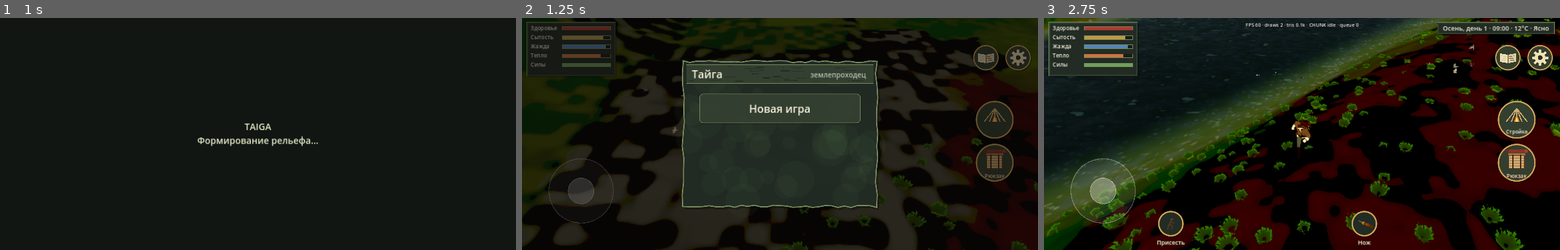
Above: before the commit, frames 1-3 (left to right).
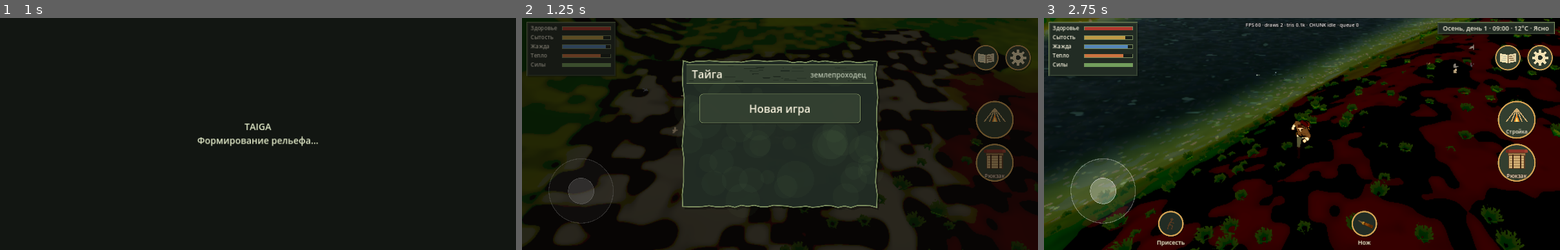
Above: after the commit, the same moments.

Repository: Masuku4129/Game
Game: Godot game, scene res://scenes/main.tscn
Same seed, same stepped clock (60 frames per second), same inputs: the game is played once before the commit and once after it.
Inputs (mouse positions are in pixels of both pictures, inside the frame that each line leads up to):
- Up to frame 1 (1 s): tap Enter at 0.5 s; move the mouse to (371, 122) at 0.52 s; tap K at 0.6 s; click (371, 122) at 0.67 s
- Up to frame 2 (1.25 s): no input
- Up to frame 3 (2.75 s): click "Новая игра" at 1.25 s; tap Space at 2 s; drag from (1198, 145) to (1276, 180) at 2.02 s

Frame 1 is identical in both runs. In frame 2, 0.2% of the frame differs, in the area x 50-100%, y 51-100%; in frame 3, 3.9%, in the area x 0-100%, y 0-100%.
Error in both runs: Invalid access to property or key 'process_frame' on a base object of type 'null instance'. (res://scripts/main.gd:1092)

Commit message:
Restore original grass appearance and disable all grass wind animation

Diff:
--- a/game/shaders/paint/grasscard.gdshader
+++ b/game/shaders/paint/grasscard.gdshader
@@ -3,8 +3,8 @@
 #include "res://shaders/paint/paint.gdshaderinc"
 #include "res://shaders/fade.gdshaderinc"
 uniform sampler2D strokes_tex : filter_linear_mipmap, repeat_disable;
-uniform vec3 col_root = vec3(0.36, 0.44, 0.20);
-uniform vec3 col_tip = vec3(0.58, 0.64, 0.30);
+uniform vec3 col_root = vec3(0.28, 0.38, 0.13);
+uniform vec3 col_tip = vec3(0.5, 0.56, 0.22);
 uniform float wind = 0.5;
 uniform float snow = 0.0;
 uniform float dry = 0.0;
@@ -17,14 +17,10 @@
 void vertex() {
  vec3 w = (MODEL_MATRIX * vec4(VERTEX, 1.0)).xyz;
  hgt = 1.0 - UV.y;
- float t = TIME * 0.65 + w.x * 0.12 + w.z * 0.10;
- float k = 0.018 * clamp(wind, 0.0, 2.0) * hgt;
- VERTEX.x += sin(t) * k;
- VERTEX.z += cos(t * 0.82) * k * 0.45;
  vec2 dv = w.xz - hero_pos.xz;
  float d = length(dv);
  float near = (1.0 - smoothstep(0.2, 0.8, d)) * step(abs(w.y - hero_pos.y + 1.0), 1.5);
- VERTEX += inverse(mat3(MODEL_MATRIX)) * vec3(dv.x / max(d, 0.001), -0.5, dv.y / max(d, 0.001)) * near * hgt * 0.22;
+ VERTEX += inverse(mat3(MODEL_MATRIX)) * vec3(dv.x / max(d, 0.001), -0.5, dv.y / max(d, 0.001)) * near * hgt * 0.35;
  VERTEX *= max(0.0, 1.0 - snow * 1.8);
  VERTEX *= 1.0 - smoothstep(grass_r - 14.0, grass_r - 2.0, d);
  vec4 fld = texture(field_tex, ((w.xz + 256.0) / (512.0 / 384.0) + 0.5) / 385.0);
@@ -39,8 +35,12 @@
 void fragment() {
  if (vis_discard(vis, FRAGCOORD.xy)) discard;
  vec4 s = texture(strokes_tex, UV);
- vec3 c = mix(lin(col_root), lin(col_tip), smoothstep(0.0, 1.0, hgt) * (0.65 + s.g * 0.35)) * (0.95 + COLOR.r * 0.15);
- c = mix(c, lin(vec3(0.72, 0.58, 0.32)) * (0.7 + hgt * 0.3), dry);
- ALBEDO = cartoon(c); ALPHA = s.a; ALPHA_SCISSOR_THRESHOLD = 0.5;
- ROUGHNESS = 1.0; SPECULAR = 0.0; BACKLIGHT = c * 0.15;
+ vec3 c = mix(lin(col_root), lin(col_tip), smoothstep(0.0, 1.0, hgt) * (0.7 + s.g * 0.5)) * (0.85 + COLOR.r * 0.3);
+ c = mix(c, lin(vec3(0.78, 0.66, 0.38)) * (0.6 + hgt * 0.5), dry);
+ ALBEDO = cartoon(c);
+ ALPHA = s.a;
+ ALPHA_SCISSOR_THRESHOLD = 0.5;
+ ROUGHNESS = 1.0;
+ SPECULAR = 0.0;
+ BACKLIGHT = c * 0.4;
 }
